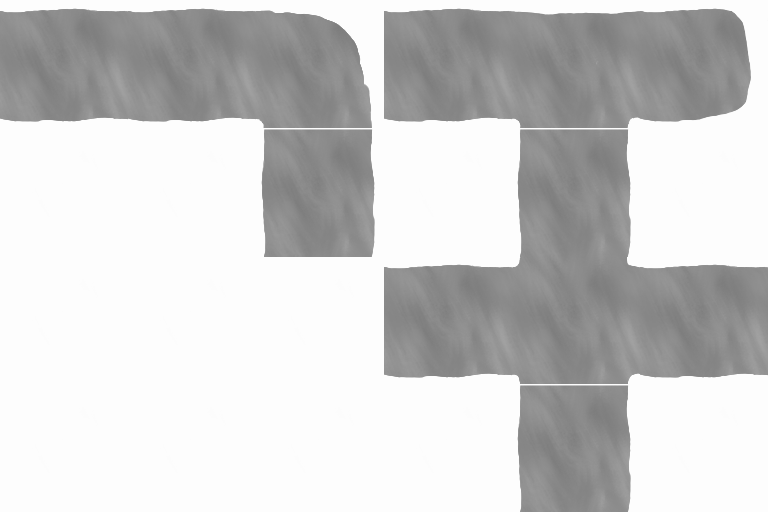
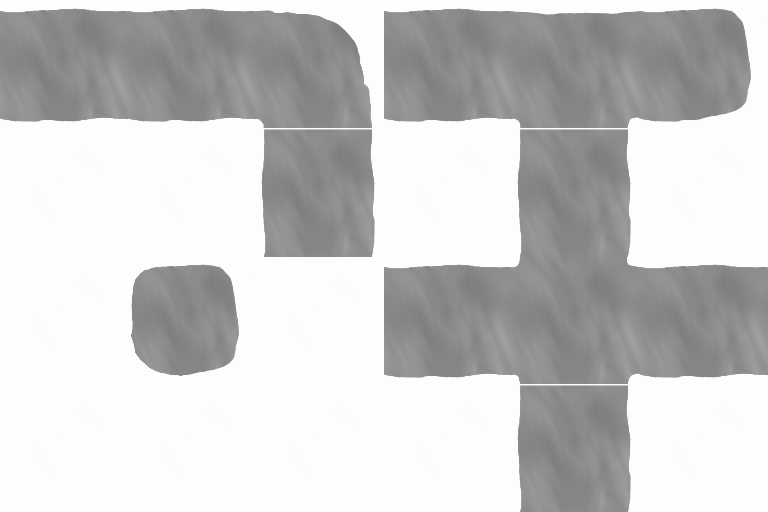
Layered file, before and after one edit (768x512). Changes by layer:
pixels changed over (131, 264, 256, 376) (layer not identified)
